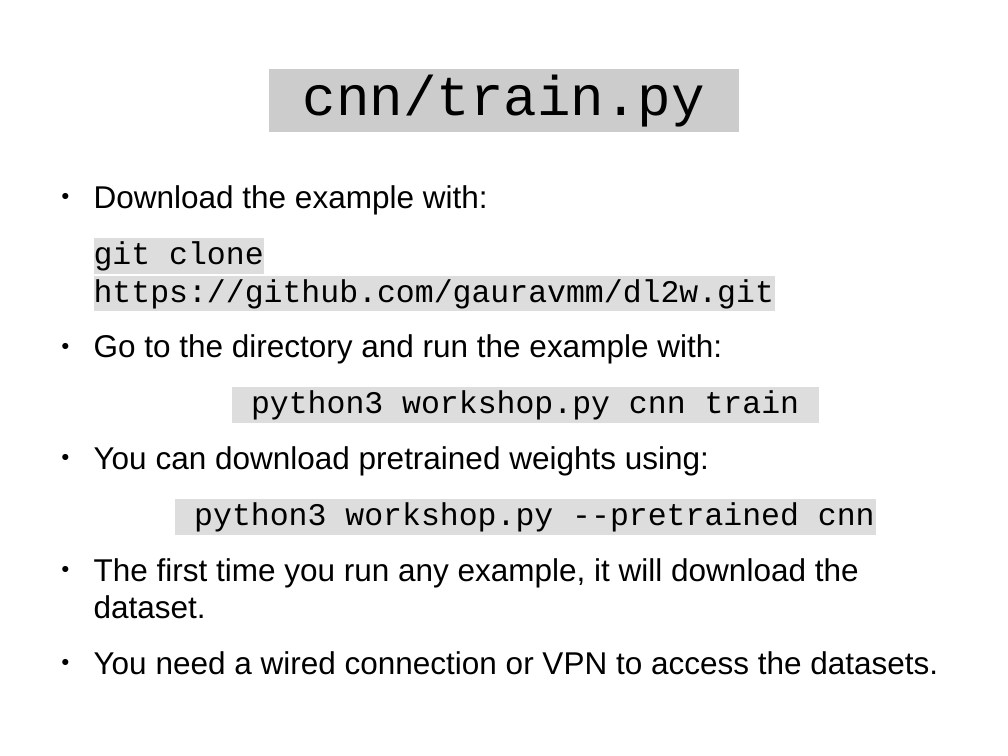
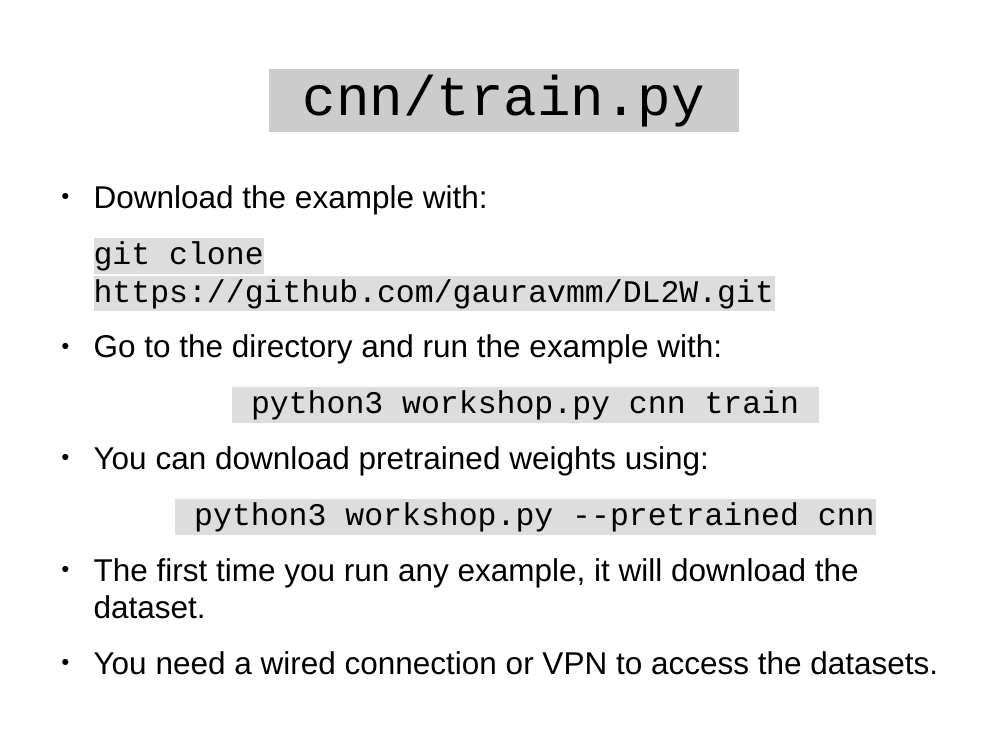
Before and after one commit to gauravmm/DL2.0-Accelerated-Introduction-to-Deep-Learning, a slide deck: slide 12 of intro/tf.odp. Drawn at 1008x756 pixels with LibreOffice and Linux fonts; fonts in the diff are those of the drawing. Boxes give left, top, right and bottom in pixels: in the first picture for what was removed or moved away, otherwise in the second. Text is boxed around its words. In the diff, an @@ line names an element or a change of style, - is before the commit and + after.

Commit message:
Slides update.

```diff
--- a/intro/tf.odp
+++ b/intro/tf.odp
@@ text at (94,241,774,309): text changed @@
-git clone https://github.com/gauravmm/dl2w.git
+git clone https://github.com/gauravmm/DL2W.git
```
Also in this commit, not shown: 9 other files.
